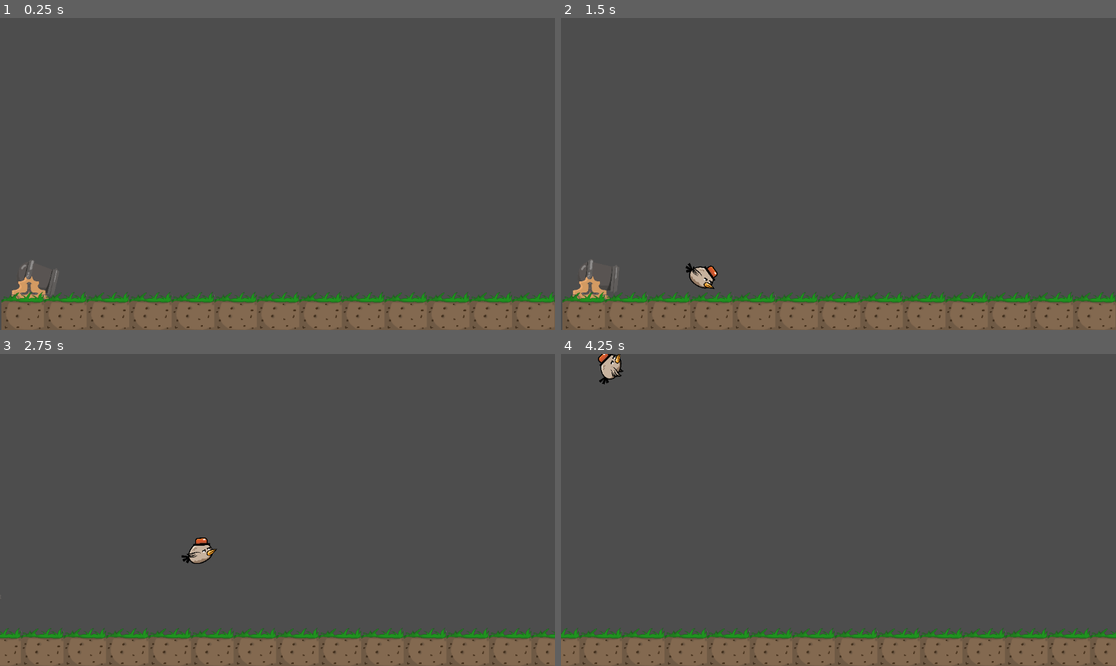
Above: before the commit, frames 1-4 (two rows, left to right).
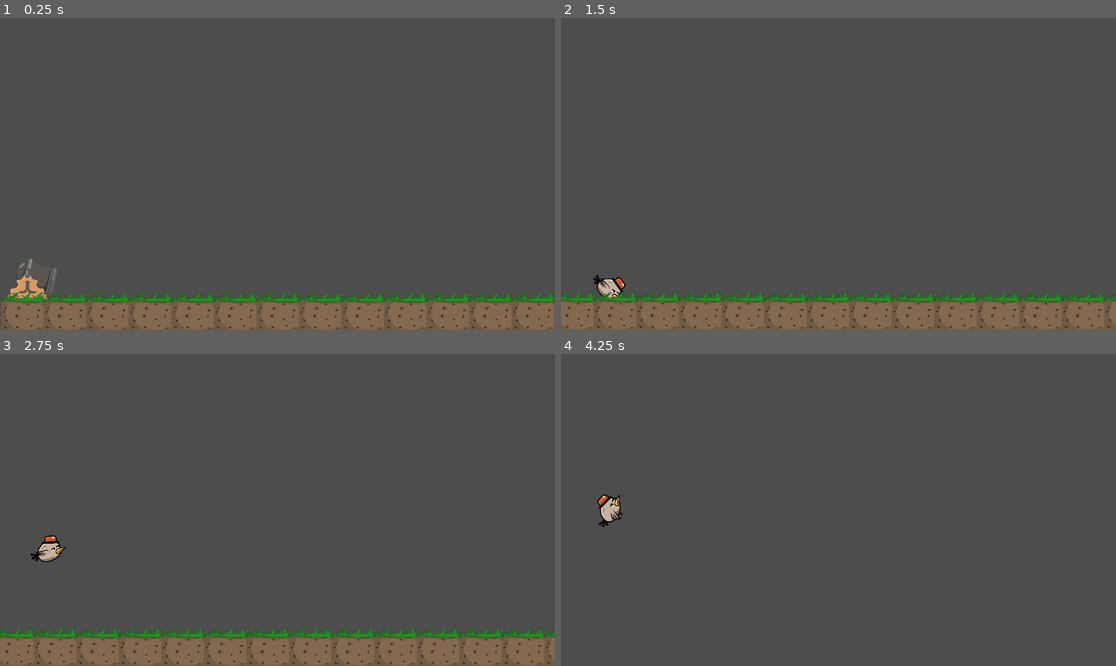
Above: after the commit, the same moments.

Repository: Miroon99/Godot_Playground
Game: Godot game, scene res://playable/Game_Area.tscn
The game is run twice, just before and just after one commit, with the same random seed, the same clock (stepped at 60 frames per second) and the same inputs.
Inputs:
- Up to frame 1 (0.25 s): no input
- Up to frame 2 (1.5 s): tap F (cannon_fire) at 0.6 s; tap Enter at 1.25 s; tap Space (bird_push) at 1.35 s
- Up to frame 3 (2.75 s): tap F (cannon_fire) at 1.55, 2.1 s
- Up to frame 4 (4.25 s): tap F (cannon_fire) at 2.85, 3.8 s; hold Space (bird_push) from 3.53 s (still down)

The runs differ from the first frame. In frame 1, 0.7% of the frame differs, in the area x 0-100%, y 77-100%; in frame 2, 2.7%; in frame 3, 2.6%; in frame 4, 11%, in the area x 0-100%, y 0-100%.

Commit message:
implement camera movement

Diff:
--- a/Scripts/Game_Area.gd
+++ b/Scripts/Game_Area.gd
@@ -4,6 +4,7 @@
 var player = player_obj.instantiate()
 
 @onready var cannon = $Cannon
+@onready var main_camera = $Camera2D
 
 var gameRunning: bool
 var gameOver: bool
@@ -22,15 +23,7 @@
 
 # Called every frame. 'delta' is the elapsed time since the previous frame.
 func _process(delta):
-	if gameRunning:
-		scroll += SCROLL_SPEED
-		if scroll >= screenSize.x:
-			scroll = 0
-		$Ground.position.x = -scroll
-
-		if $Cannon.position.x > -60:
-			$Cannon.position.x = -scroll
-
+	handleMainCamera()
 
 	if Input.is_action_just_pressed("cannon_fire"):
 		player.position = cannon.getPlayerSpawnPosition()
@@ -38,17 +31,23 @@
 		add_child(player)
 		move_child(player, 0)
 		player.flyFromCannonFire(1000)
+		isGameStart = true
 
-func moveGround():
-	gameRunning = true
+var isGameStart = false
+func handleMainCamera():
+	if !isGameStart:
+		return
 
-func stopGround():
-	gameRunning = false
+	var camera_width = main_camera.get_viewport_rect().size.x
+	var camera_height = main_camera.get_viewport_rect().size.y
+
+	var x_margin = 100
+	var camera_position_x = (player.global_position.x + camera_width * 0.5) - x_margin
+
+	var max_camera_to_ground = ($Ground.global_position.y + 30) - camera_height * 0.5
+	var clamped_camera_position_y = clamp(player.global_position.y, player.global_position.y, max_camera_to_ground)
+
+	main_camera.position = Vector2(camera_position_x, clamped_camera_position_y)
 
 func _physics_process(delta):
-	if player.position.x >= X_AXIS_BIRD_FLYING:
-		player.velocity.x = 0
-		moveGround()
-
-	if player.is_on_floor():
-		stopGround()
+	pass
--- a/playable/Game_Area.tscn
+++ b/playable/Game_Area.tscn
@@ -16,3 +16,7 @@
 position = Vector2(63, 544)
 
 [node name="Ground" parent="." instance=ExtResource("4_ixjrb")]
+position = Vector2(1201, 622)
+
+[node name="Camera2D" type="Camera2D" parent="."]
+position = Vector2(579, 327)
--- a/playable/ground.tscn
+++ b/playable/ground.tscn
@@ -4,27 +4,25 @@
 [ext_resource type="Texture2D" uid="uid://kdxn8h4vn48i" path="res://sprites/ground.png" id="1_atb3o"]
 
 [sub_resource type="RectangleShape2D" id="RectangleShape2D_rkevm"]
-size = Vector2(2392.25, 89)
+size = Vector2(2392.25, 62.5)
 
 [node name="Ground" type="StaticBody2D"]
 script = ExtResource("1_8aigy")
 
 [node name="Sprite2D" type="Sprite2D" parent="."]
-position = Vector2(7, -466)
 
 [node name="TextureRect" type="TextureRect" parent="Sprite2D"]
 anchors_preset = -1
 anchor_left = -130.0
 anchor_right = -113.0
-offset_left = 126.0
-offset_top = 1028.0
-offset_right = 3568.0
-offset_bottom = 1156.0
+offset_left = -1066.0
+offset_top = -57.0
+offset_right = 2376.0
+offset_bottom = 71.0
 scale = Vector2(0.69, 0.69)
 texture = ExtResource("1_atb3o")
 stretch_mode = 1
 metadata/_edit_use_anchors_ = true
 
 [node name="CollisionShape2D" type="CollisionShape2D" parent="."]
-position = Vector2(1195.88, 607)
 shape = SubResource("RectangleShape2D_rkevm")
Not shown: 1 places in playable/Game_Area.tscn that only renumber resources
